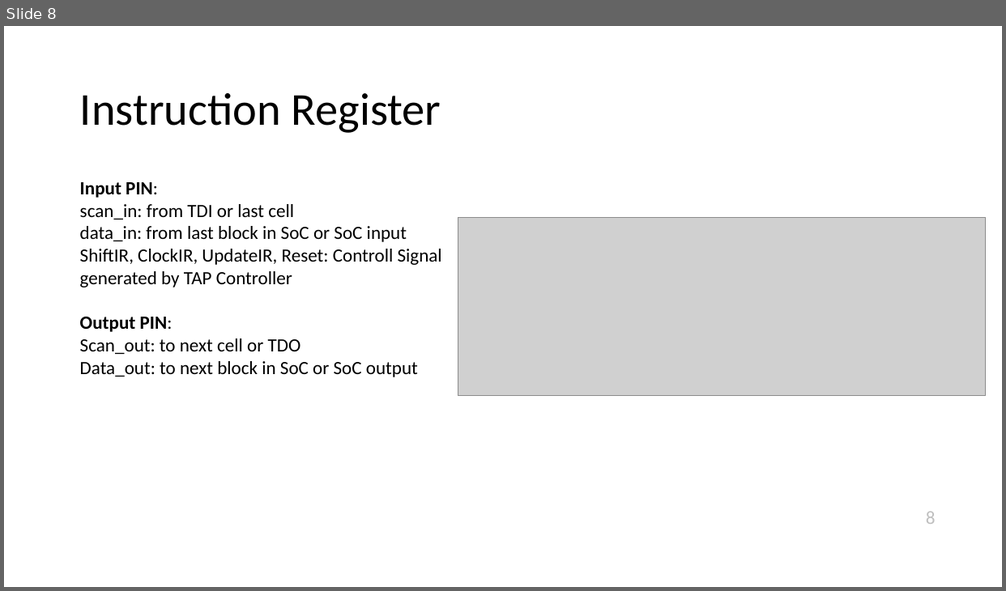
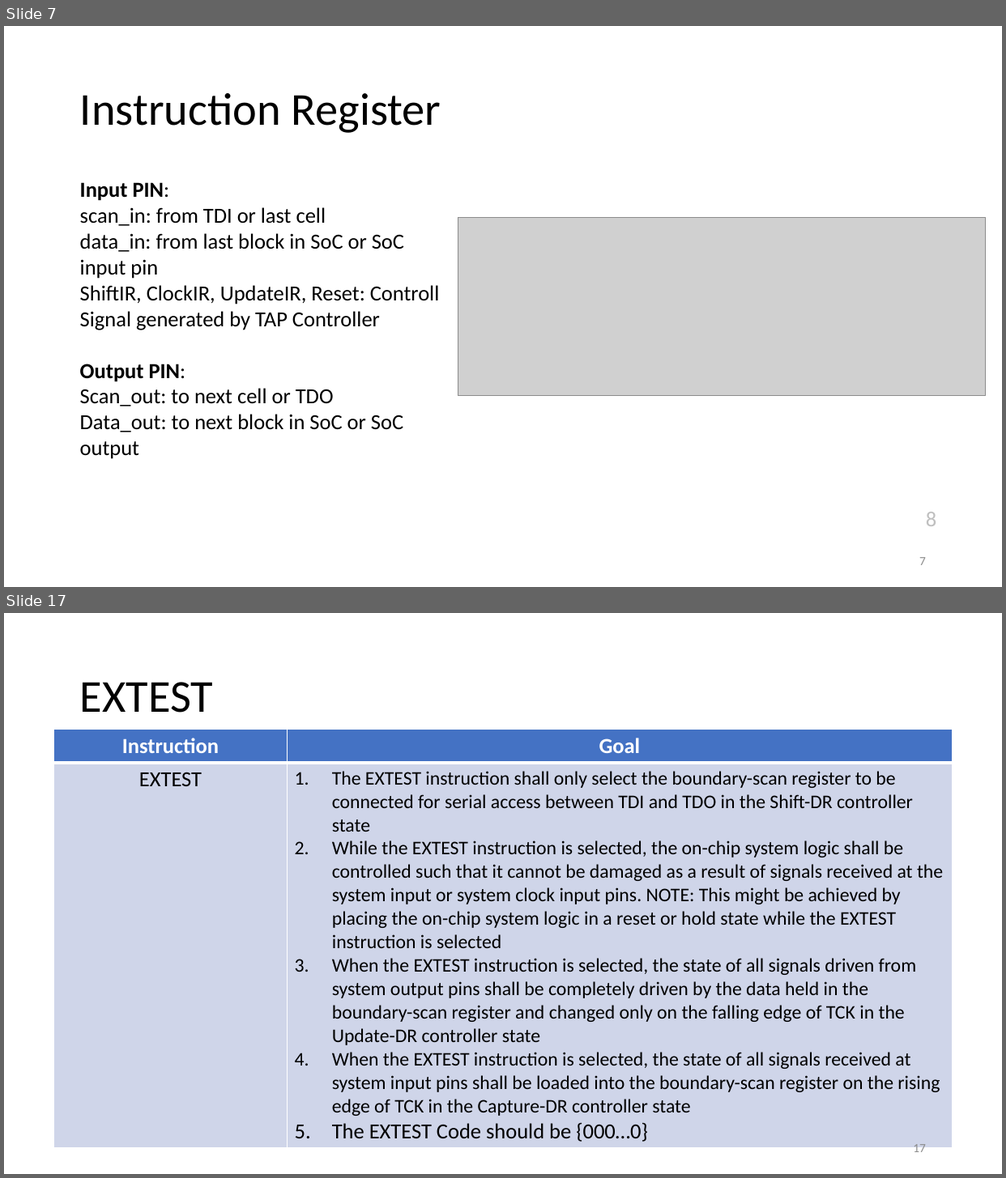
Before and after one commit to ax0080/JTAG, a slide deck: JTAG.pptx. Shown one above the other, each under a label of ours: slide 8 before the commit, slides 7 and 17 after it; the slides between them are not shown. The pictures are 1006x591 and 1006x1178 pixels, drawn with LibreOffice and Linux fonts; fonts in the diff are those of the drawing; grey boxes stand for pictures. Boxes give left, top, right and bottom in pixels: in the first picture for what was removed or moved away, otherwise in the second. Text is boxed around its words. In the diff, an @@ line names an element or a change of style, - is before the commit and + after.

```diff
--- a/JTAG.pptx
+++ b/JTAG.pptx
@@ slide 17 added at <box>4,613,1002,1174</box>, background #FFFFFF @@
@@ title added at <box>80,682,213,713</box>, 44 pt, text #000000 @@
+EXTEST
@@ table added at <box>54,729,953,1145</box>, 2 rows, 2 columns @@
+Instruction | Goal
+EXTEST | The EXTEST instruction shall only select the boundary-scan register to be connected for serial access between TDI and TDO in the Shift-DR controller state / While the EXTEST instruction is selected, the on-chip system logic shall be controlled such that it cannot be damaged as a result of signals received at the system input or system clock input pins. NOTE: This might be achieved by placing the on-chip system logic in a reset or hold state while the EXTEST instruction is selected / When the EXTEST instruction is selected, the state of all signals driven from system output pins shall be completely driven by the data held in the boundary-scan register and changed only on the falling edge of TCK in the Update-DR controller state / When the EXTEST instruction is selected, the state of all signals received at system input pins shall be loaded into the boundary-scan register on the rising edge of TCK in the Capture-DR controller state / The EXTEST Code should be {000…0}
@@ page number added at <box>913,1142,926,1152</box>, 12 pt, text #8C8C8C @@
+17
@@ what was slide 8 is now slide 7 @@
@@ slide 7 changed as well @@
@@ text at <box>80,182,440,459</box>: size 18 to 20.7 pt in "Input PIN:", "scan_in: from TDI or last cell", "ShiftIR, ClockIR, UpdateIR, Reset: Controll Signal generated ...", "Output PIN:" and 2 more places @@
@@ text at <box>80,233,404,279</box>: text changed; size 18 to 20.7 pt @@
-data_in: from last block in SoC or SoC input
+data_in: from last block in SoC or SoC input pin
@@ text "8" at <box>926,512,936,527</box>: size 18 to 20.7 pt @@
@@ page number added at <box>919,557,926,565</box>, 12 pt, text #8C8C8C @@
+7
```
Also in this commit, not shown: 5 other slides changed, 35 other slides added, 7 slides removed.
